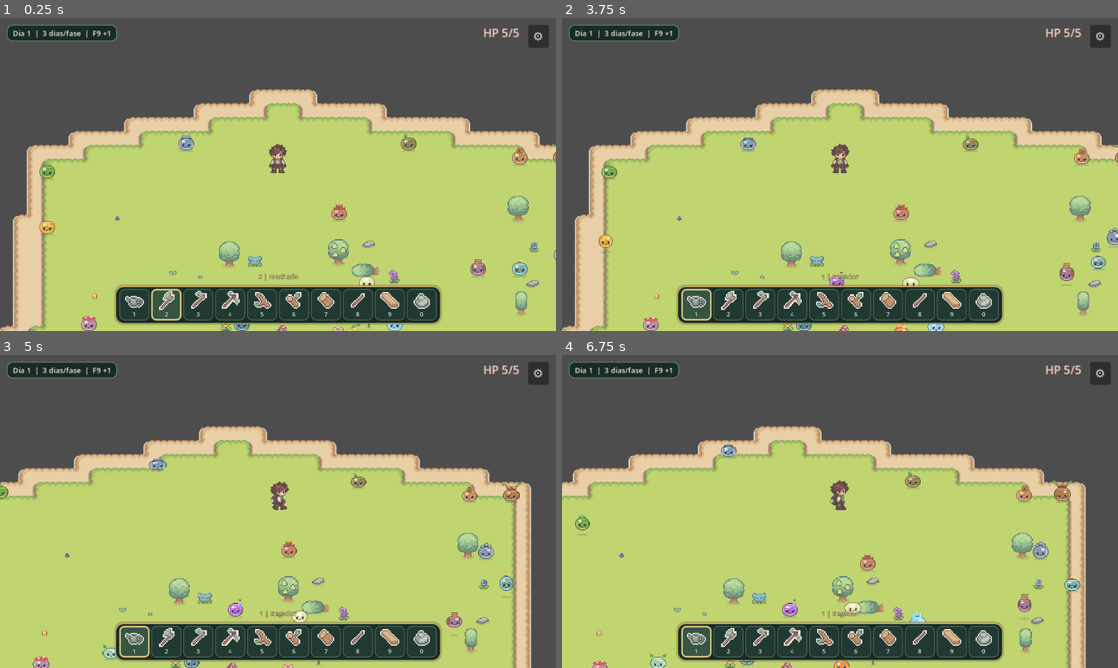
Above: before the commit, frames 1-4 (two rows, left to right).
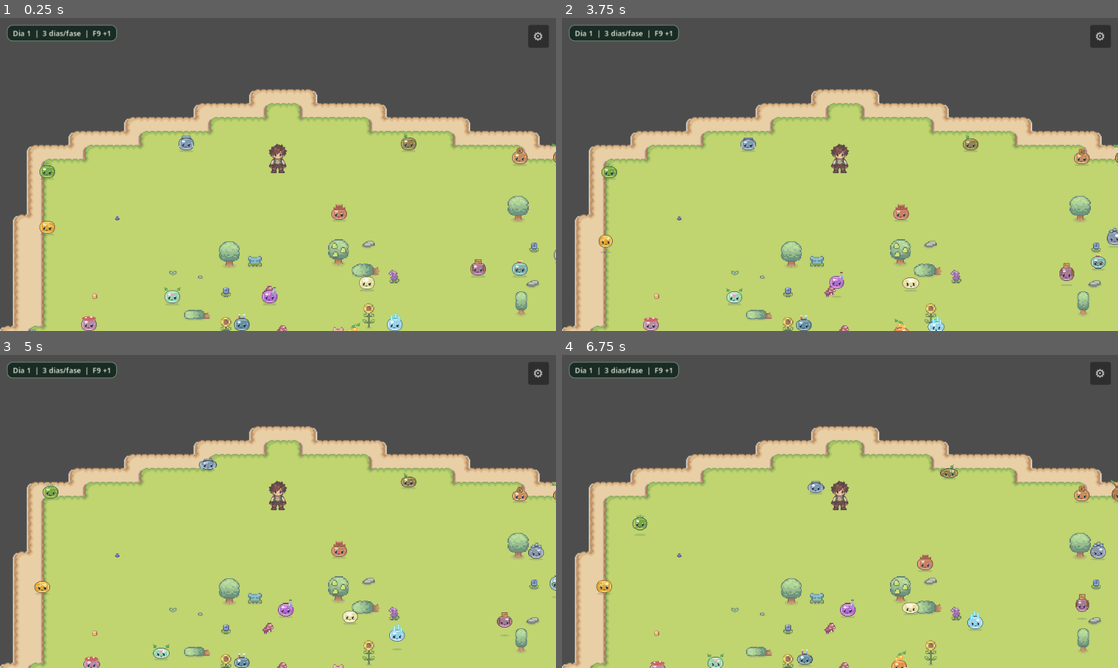
Above: after the commit, the same moments.

Repository: HelioConde/Slime-Harvest
Game: Godot game, scene res://scenes/world/World.tscn
Same seed, same stepped clock (60 frames per second), same inputs: the game is played once before the commit and once after it. This scene is started directly instead of the project's main scene.
Inputs (mouse positions are in pixels of both pictures, inside the frame that each line leads up to):
- Up to frame 1 (0.25 s): no input
- Up to frame 2 (3.75 s): click (695, 305) at 0.52 s; click "⚙" at 1.25 s; click "Restaurar tamanho padrao" at 2 s; click "Salvar" at 2.75 s; click "Cancelar / Voltar ao jogo" at 3.5 s
- Up to frame 3 (5 s): tap Enter at 4.25 s; move the mouse to (400, 495) at 4.27 s; hold D (move_right) from 4.28 s (still down); tap E (interact) at 4.35 s; click (400, 495) at 4.42 s
- Up to frame 4 (6.75 s): release D (move_right) at 5 s; drag from (728, 527) to (812, 574) at 5.02 s; move the mouse to (895, 442) at 5.77 s; hold D (move_right) 5.78-6.5 s; tap F (use_tool) at 5.85 s; drag from (812, 574) to (673, 464) at 6.52 s

The runs differ from the first frame. In frame 1, 7.7% of the frame differs, in the area x 20-94%, y 3-98%; in frame 2, 7.8%; in frame 3, 29%; in frame 4, 30%, in the area x 0-100%, y 3-100%.
Error after the commit: Parse Error: Function "_create_tool_visual()" not found in base self. (res://scripts/player/player.gd:66)

Commit message:
feat(player): make Sprout Sorry selectable and default for new farms

Diff:
--- a/scripts/player/player.gd
+++ b/scripts/player/player.gd
@@ -8,6 +8,7 @@
 signal wild_player_respawned()
 
 const PLAYER_SKINS = preload("res://scripts/player/player_skins.gd")
+const TOOL_ATLAS = preload("res://assets/Objects/Items/tools-n-meterial-items.png")
 const MOTION_ALIGNMENT = preload("res://scripts/player/player_motion_alignment.gd")
 const SAVE_SLOTS = preload("res://scripts/core/save_slots.gd")
 const INVENTORY_SCRIPT = preload("res://scripts/items/tool_inventory.gd")
@@ -40,6 +41,8 @@
 var _impact_frame: int = 1
 var _hotbar_index: int = 1
 var _player_appearance: String = "masculino"
+var _using_sprout_skin: bool = false
+var _tool_visual: Sprite2D
 ## Suaviza mudancas dos offsets dos sprites sem alterar o CharacterBody2D.
 var _anchor_current := Vector2.ZERO
 var _anchor_target := Vector2.ZERO
@@ -60,6 +63,7 @@
 		set_physics_process(false)
 		return
 	_apply_selected_appearance()
+	_create_tool_visual()
 	add_to_group("resource_collectors")
 	animation.animation_finished.connect(_on_action_animation_finished)
 	animation.frame_changed.connect(_on_tool_frame_changed)
@@ -301,6 +305,7 @@
 
 
 func _on_tool_frame_changed() -> void:
+	_update_tool_visual()
 	if _action_animating and not _impact_applied and animation.frame >= _impact_frame:
 		_apply_queued_impact()
 
@@ -390,6 +395,7 @@
 	animation.speed_scale = tool_animation_speed
 	animation.stop()
 	animation.play(tool_animation)
+	_show_tool_visual(tool_id, suffix)
 	_sync_sprite_anchor()
 
 
@@ -400,6 +406,8 @@
 	_queued_target = null
 	_queued_tool = &""
 	_action_animating = false
+	if is_instance_valid(_tool_visual):
+		_tool_visual.hide()
 	animation.speed_scale = 1.0
 	_update_animation(false, false)
 
@@ -491,6 +499,7 @@
 	_player_appearance = appearance
 	if not PLAYER_SKINS.apply(animation, appearance):
 		push_warning("Player: mantendo sprites antigos porque o novo pacote nao carregou.")
+	_using_sprout_skin = appearance == "sprout_sorry" and animation.scale == PLAYER_SKINS.SPROUT_SCALE
 
 
 ## Mantem a colisao fixa; os sprites mudam a compensacao lateral em cada quadro.
